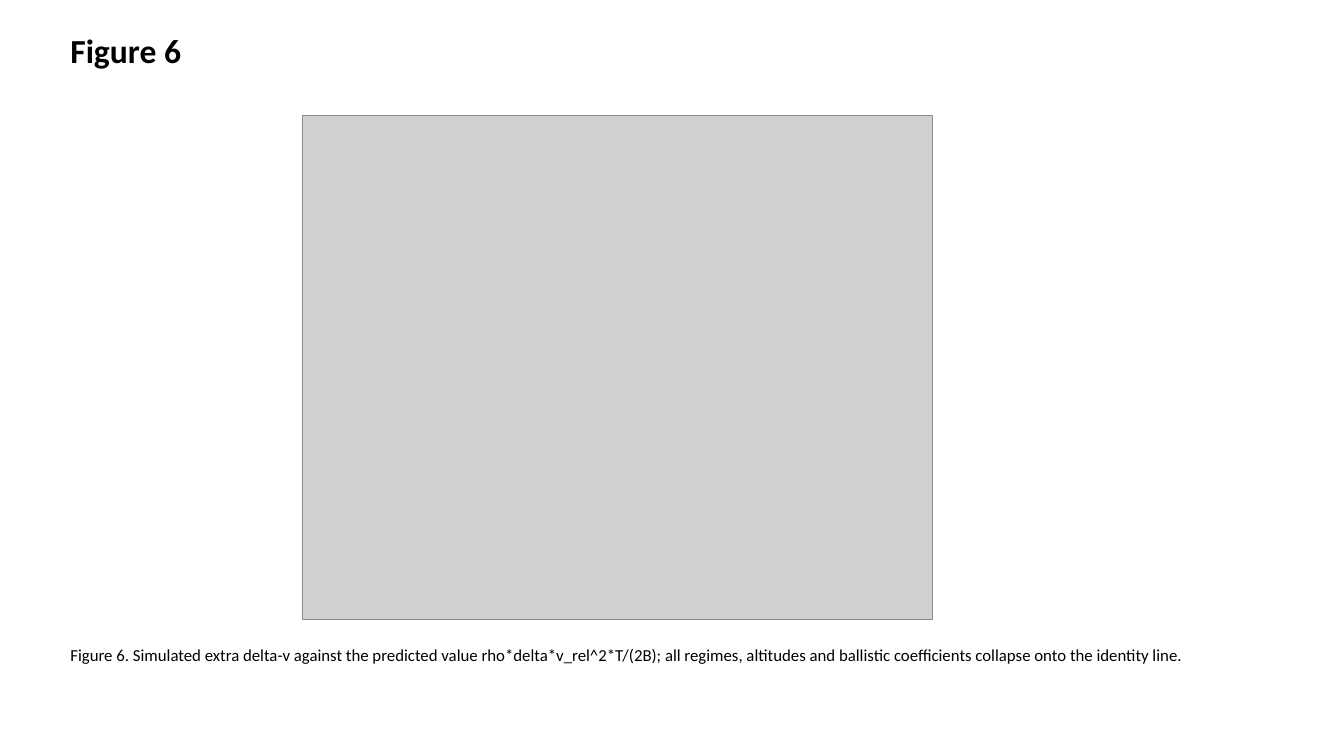
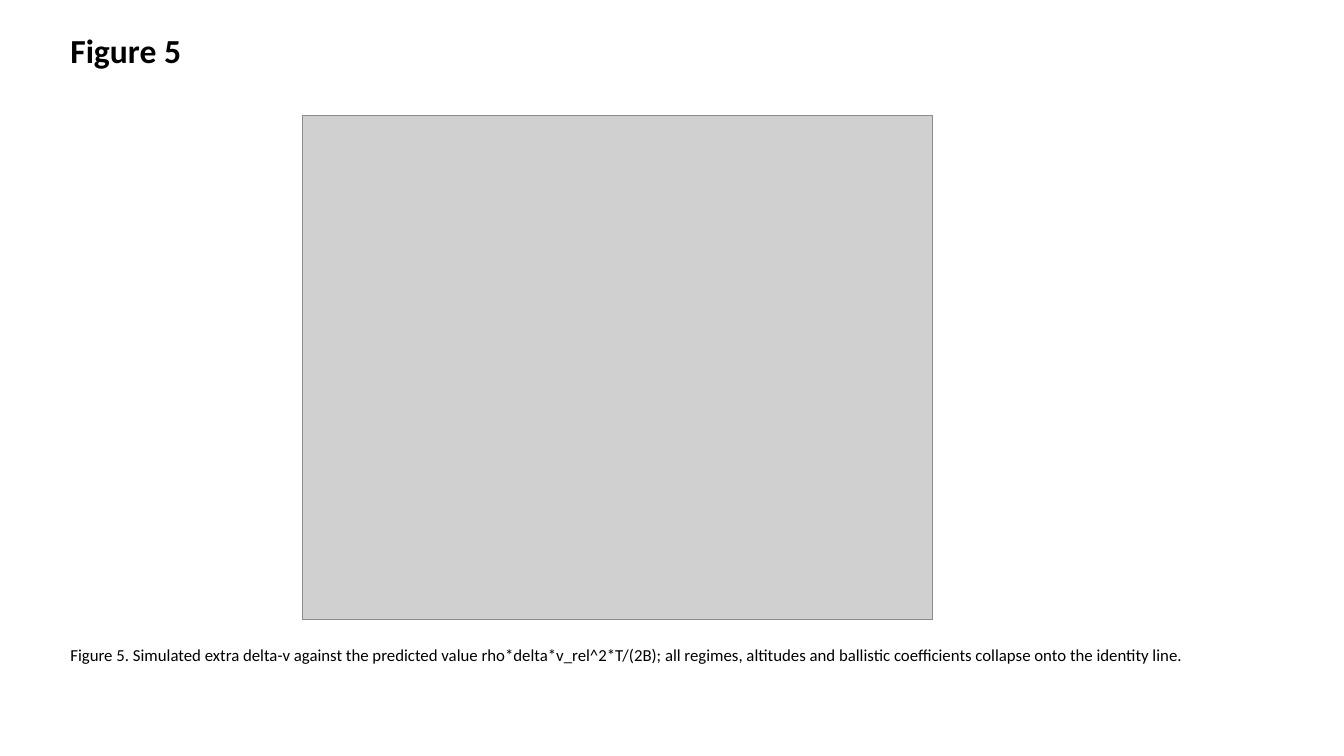
Before and after one commit to bougtoir/thermosphere-debris-selective-decay, a slide deck: slide 7 of manuscript/manuscript_figures.pptx. Drawn at 1344x756 pixels with LibreOffice and Linux fonts; fonts in the diff are those of the drawing; grey boxes stand for pictures. Boxes give left, top, right and bottom in pixels: in the first picture for what was removed or moved away, otherwise in the second. Text is boxed around its words. In the diff, an @@ line names an element or a change of style, - is before the commit and + after.

```diff
--- a/manuscript/manuscript_figures.pptx
+++ b/manuscript/manuscript_figures.pptx
@@ text at [70, 39, 181, 69]: text changed @@
-Figure 6
+Figure 5
@@ text at [70, 649, 1181, 664]: text changed @@
-Figure 6. Simulated extra delta-v against the predicted value rho*delta*v_rel^2*T/(2B); all regimes, altitudes and ballistic coefficients collapse onto the identity line.
+Figure 5. Simulated extra delta-v against the predicted value rho*delta*v_rel^2*T/(2B); all regimes, altitudes and ballistic coefficients collapse onto the identity line.
```
Also in this commit, not shown: 6 other slides changed, 20 other files.
